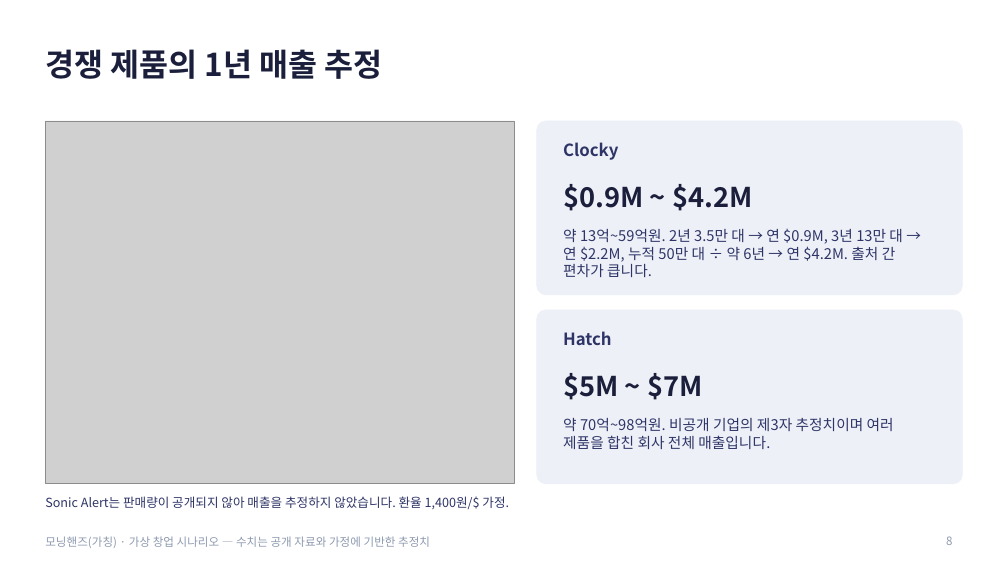
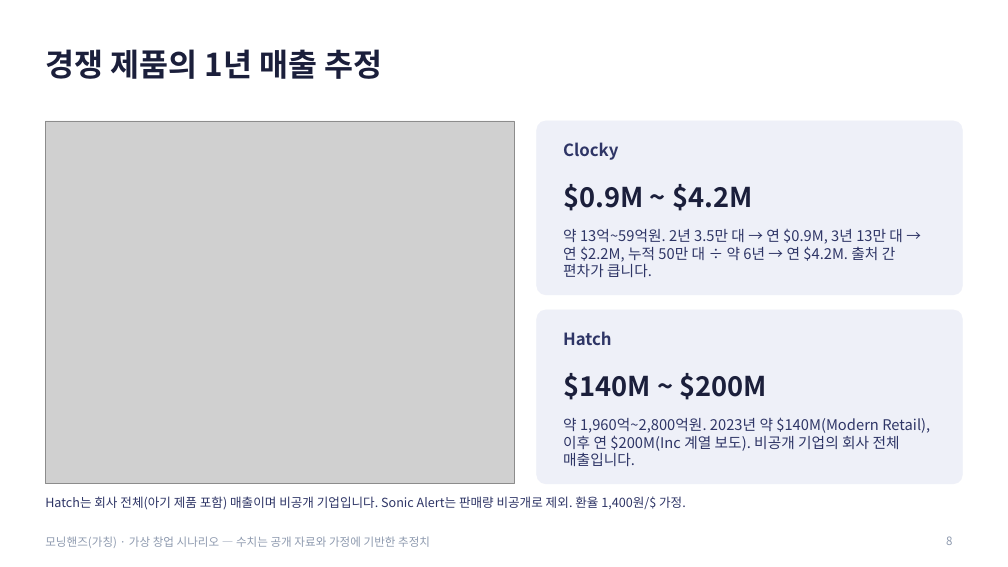
Before and after one commit to g975682-source/-, a slide deck: slide 8 of MorningHands_Business_Analysis.pptx. Drawn at 1008x567 pixels with LibreOffice and Linux fonts; fonts in the diff are those of the drawing; grey boxes stand for pictures. Boxes give left, top, right and bottom in pixels: in the first picture for what was removed or moved away, otherwise in the second. Text is boxed around its words. In the diff, an @@ line names an element or a change of style, - is before the commit and + after.

```diff
--- a/MorningHands_Business_Analysis.pptx
+++ b/MorningHands_Business_Analysis.pptx
@@ text at [563,373,767,400]: text changed @@
-$5M ~ $7M
+$140M ~ $200M
@@ text at [563,417,930,466]: text changed @@
-약 70억~98억원. 비공개 기업의 제3자 추정치이며 여러 제품을 합친 회사 전체 매출입니다.
+약 1,960억~2,800억원. 2023년 약 $140M(Modern Retail), 이후 연 $200M(Inc 계열 보도). 비공개 기업의 회사 전체 매출입니다.
@@ text at [45,496,686,510]: text changed @@
-Sonic Alert는 판매량이 공개되지 않아 매출을 추정하지 않았습니다. 환율 1,400원/$ 가정.
+Hatch는 회사 전체(아기 제품 포함) 매출이며 비공개 기업입니다. Sonic Alert는 판매량 비공개로 제외. 환율 1,400원/$ 가정.
```
Also in this commit, not shown: 10 other slides changed.
